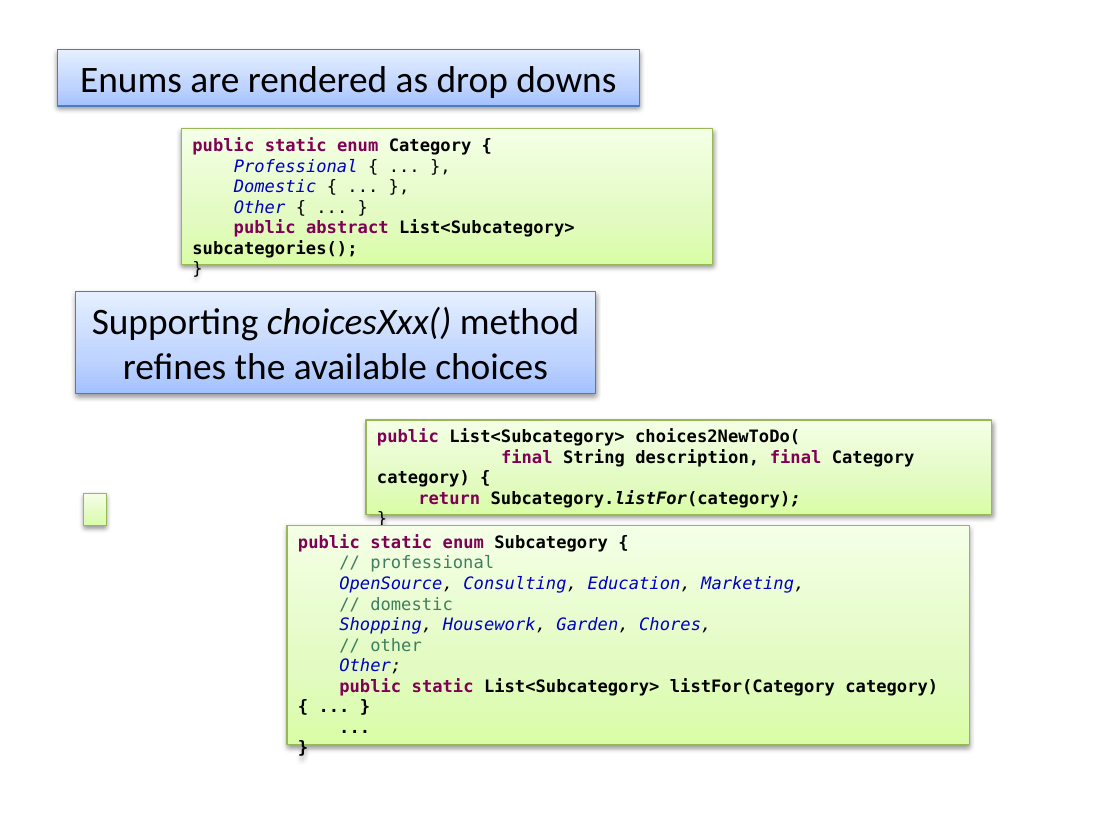
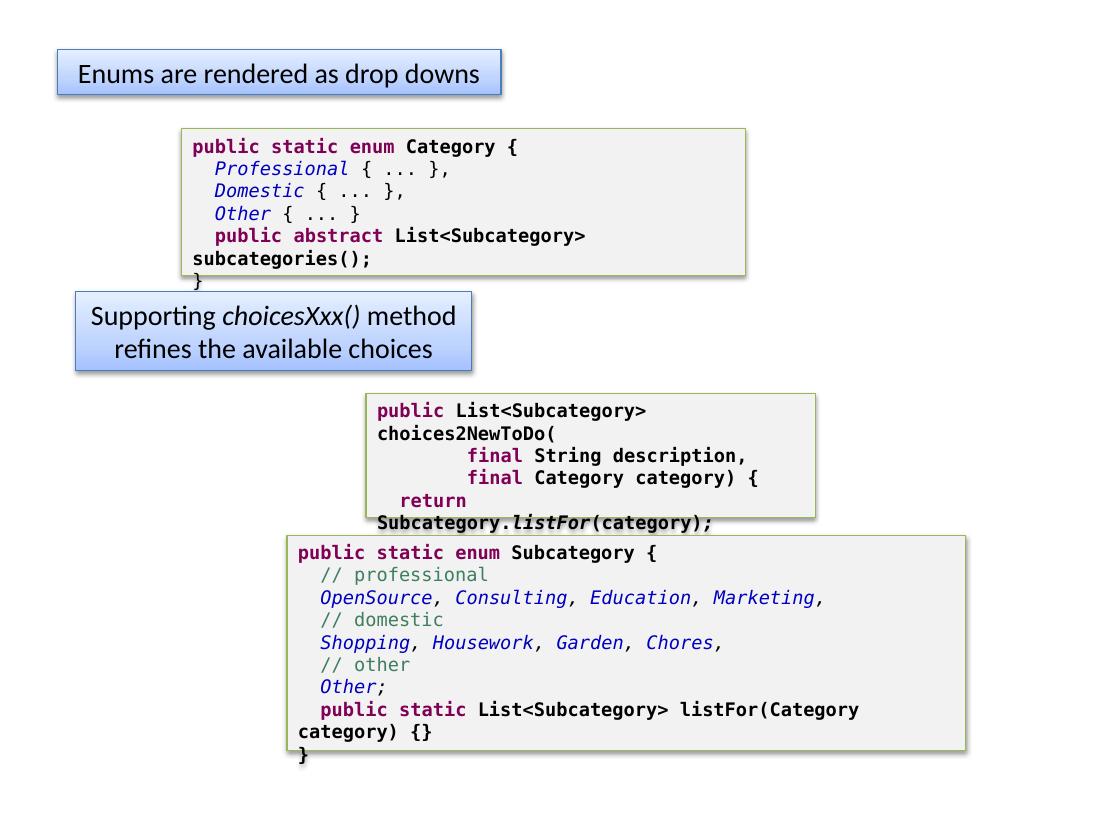
Before and after one commit to apache/causeway-site, a slide deck: slide 3 of content/images/screenshots2/screenshot-captions.pptx. Drawn at 1120x840 pixels with LibreOffice and Linux fonts; fonts in the diff are those of the drawing. Boxes give left, top, right and bottom in pixels: in the first picture for what was removed or moved away, otherwise in the second. Text is boxed around its words. In the diff, an @@ line names an element or a change of style, - is before the commit and + after.

```diff
--- a/content/images/screenshots2/screenshot-captions.pptx
+++ b/content/images/screenshots2/screenshot-captions.pptx
@@ rectangle "Enums are rendered as drop ...": place and size @@
-rectangle "Enums are rendered as drop ..." at bbox=[57, 49, 640, 105]
+rectangle "Enums are rendered as drop ..." at bbox=[57, 49, 501, 94]
@@ rectangle "Enums are rendered as drop ..." at bbox=[57, 49, 501, 94]: size 24 to 18 pt @@
@@ rectangle "public static enum Category {": place and size @@
-rectangle "public static enum Category {" at bbox=[181, 129, 713, 264]
+rectangle "public static enum Category {" at bbox=[181, 129, 745, 276]
@@ rectangle "public static enum Category {" at bbox=[181, 129, 745, 276]: size 11 to 12 pt; fill gradient #DAFDA7 to #E4FCC2 to #F5FFE7 to #F2F2F2 @@
@@ rectangle "Supporting choicesXxx() method refines the ..." at bbox=[76, 291, 472, 371]: size 24 to 18 pt @@
@@ rectangle "Supporting choicesXxx() method refines the ...": place and size @@
-rectangle "Supporting choicesXxx() method refines the ..." at bbox=[76, 291, 596, 393]
+rectangle "Supporting choicesXxx() method refines the ..." at bbox=[76, 291, 472, 371]
@@ rectangle "public List<Subcategory> choices2NewToDo(" at bbox=[366, 393, 815, 517]: fill gradient #DAFDA7 to #E4FCC2 to #F5FFE7 to #F2F2F2 @@
@@ rectangle "public List<Subcategory> choices2NewToDo(": place and size @@
-rectangle "public List<Subcategory> choices2NewToDo(" at bbox=[366, 420, 992, 514]
+rectangle "public List<Subcategory> choices2NewToDo(" at bbox=[366, 393, 815, 517]
@@ text in rectangle at bbox=[377, 402, 714, 534]: size 11 to 12 pt in "public List<Subcategory> choices2NewToDo(", "return Subcategory.listFor(category);", "}" @@
@@ text in rectangle at bbox=[467, 447, 748, 488]: text changed; size 11 to 12 pt @@
-final String description, final Category category) {
+final String description,
+final Category category) {
@@ rectangle removed at bbox=[84, 494, 106, 526] @@
@@ rectangle "public static enum Subcategory {": place and size @@
-rectangle "public static enum Subcategory {" at bbox=[287, 525, 969, 744]
+rectangle "public static enum Subcategory {" at bbox=[287, 535, 965, 750]
@@ rectangle "public static enum Subcategory {" at bbox=[287, 535, 965, 750]: fill gradient #DAFDA7 to #E4FCC2 to #F5FFE7 to #F2F2F2 @@
@@ text in rectangle at bbox=[298, 544, 826, 696]: size 11 to 12 pt in "public static enum Subcategory {", "// professional", "OpenSource, Consulting, Education, Marketing,", "// domestic" and 4 more places @@
@@ text in rectangle at bbox=[298, 701, 860, 742]: text changed; size 11 to 12 pt @@
-public static List<Subcategory> listFor(Category category) { ... }
-...
+public static List<Subcategory> listFor(Category category) {}
```
Also in this commit, not shown: 2 other slides changed, 1 slide added, 14 other files.
